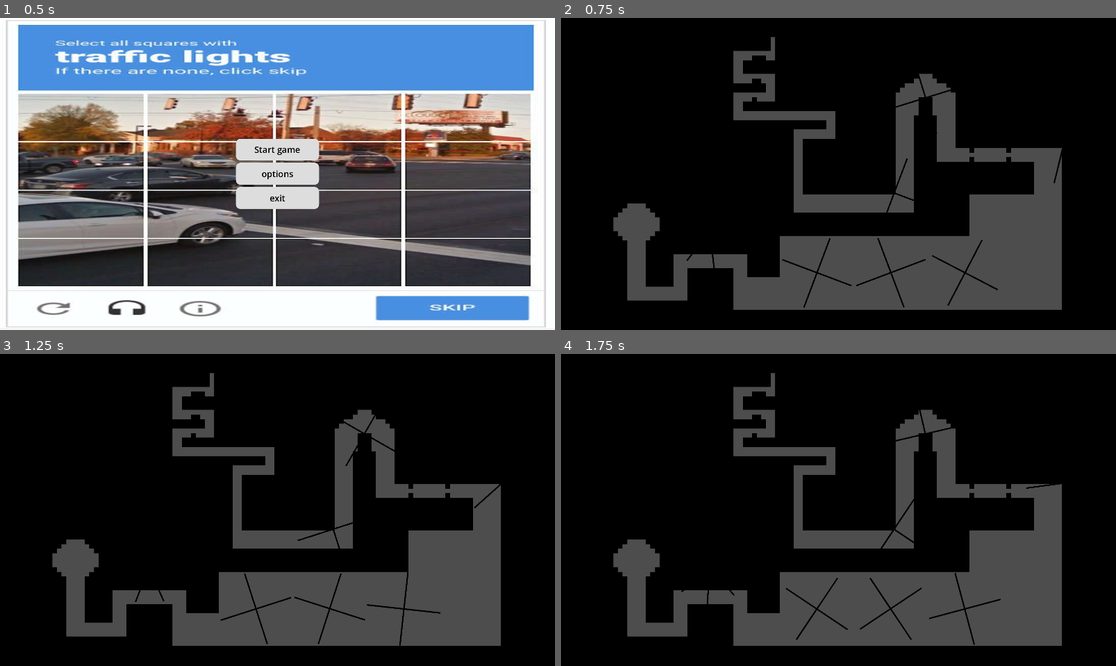
Above: before the commit, frames 1-4 (two rows, left to right).
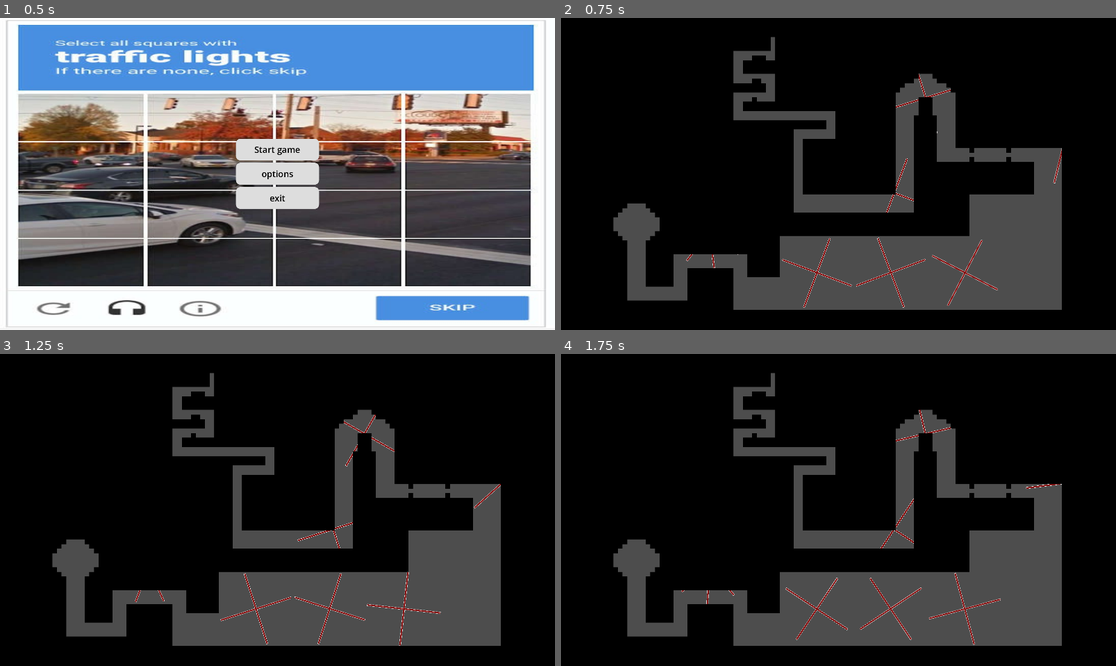
Above: after the commit, the same moments.

Repository: lipwyz/captcha
Game: Godot game, scene res://Assets/Scenes/mainmenu.tscn
Two runs of this game, one before a commit and one after it. Both use one fixed random seed, a clock stepped at 60 frames per second and the inputs below.
Inputs (mouse positions are in pixels of both pictures, inside the frame that each line leads up to):
- Up to frame 1 (0.5 s): no input
- Up to frame 2 (0.75 s): click "Start game" at 0.5 s
- Up to frame 3 (1.25 s): no input
- Up to frame 4 (1.75 s): move the mouse to (960, 494) at 1.27 s

Frame 1 is identical in both runs. In frame 2, 0.8% of the frame differs, in the area x 22-91%, y 17-93%; in frame 3, 0.8%, in the area x 24-91%, y 19-94%; in frame 4, 0.8%.

Commit message:
V 2.1
- Agora o giro dos cata-ventos estão no physics_process. Isso significa que são independentes do framerate da máquina do jogador

- Os cata-ventos agora estão vermelhos com uma borda branca onde a hitbox não pega

Diff:
--- a/Assets/Scenes/Cata_Vento.tscn
+++ b/Assets/Scenes/Cata_Vento.tscn
@@ -1,16 +1,20 @@
 [gd_scene format=3 uid="uid://brx4r8gqv1e4i"]
 
 [ext_resource type="Script" uid="uid://bm075nr0f0rd5" path="res://cata_vento_scr.gd" id="1_qqgwi"]
-[ext_resource type="Texture2D" uid="uid://brrebq5aoyoyc" path="res://Assets/placeholders/catavento.png" id="2_qxl4h"]
+[ext_resource type="Texture2D" uid="uid://cisqe2ul7ot03" path="res://Assets/placeholders/catavento2.png" id="2_qxl4h"]
 
 [sub_resource type="RectangleShape2D" id="RectangleShape2D_qqgwi"]
-size = Vector2(5, 256)
+size = Vector2(5, 254)
 
 [sub_resource type="RectangleShape2D" id="RectangleShape2D_y7548"]
-size = Vector2(256, 5)
+size = Vector2(254, 5)
 
 [node name="Cata_Vento" type="Area2D" unique_id=944994665]
 script = ExtResource("1_qqgwi")
+
+[node name="Sprite2D" type="Sprite2D" parent="." unique_id=1773946398]
+scale = Vector2(0.125, 0.125)
+texture = ExtResource("2_qxl4h")
 
 [node name="CollisionShape2D" type="CollisionShape2D" parent="." unique_id=842016326]
 position = Vector2(0.5, 0)
@@ -19,7 +23,3 @@
 [node name="CollisionShape2D2" type="CollisionShape2D" parent="." unique_id=1467207831]
 position = Vector2(0, -0.5)
 shape = SubResource("RectangleShape2D_y7548")
-
-[node name="Sprite2D" type="Sprite2D" parent="." unique_id=310314972]
-scale = Vector2(0.125, 0.125)
-texture = ExtResource("2_qxl4h")
--- a/Assets/Scenes/scary_maze.tscn
+++ b/Assets/Scenes/scary_maze.tscn
@@ -76,6 +76,7 @@
 [node name="mouseDetector" parent="." unique_id=129938776 instance=ExtResource("2_7ncv7")]
 
 [node name="TileMapLayer" type="TileMapLayer" parent="." unique_id=1112217256]
+y_sort_enabled = true
 tile_map_data = PackedByteArray("AAAKAAAAAQACAAEAAAAKAAEAAQACAAIAAAAKAAIAAQACAAMAAAAKAAMAAQACAAAAAAAKAAQAAQACAAEAAAAKAA …(119632 unchanged characters)…
 tile_set = SubResource("TileSet_pm3sp")
 collision_visibility_mode = 1
@@ -104,33 +105,49 @@
 theme_override_styles/panel = SubResource("StyleBoxTexture_iw04b")
 
 [node name="Cata_Vento" parent="." unique_id=983422918 instance=ExtResource("2_t328u")]
+z_index = -1
+y_sort_enabled = true
 position = Vector2(896, 880)
 velocity = 0.03
 
 [node name="Cata_Vento2" parent="." unique_id=1626050612 instance=ExtResource("2_t328u")]
+z_index = -1
+y_sort_enabled = true
 position = Vector2(1152, 880)
 velocity = -0.03
 
 [node name="Cata_Vento3" parent="." unique_id=1209737482 instance=ExtResource("2_t328u")]
+z_index = -1
+y_sort_enabled = true
 position = Vector2(1408, 880)
 
 [node name="Cata_Vento4" parent="." unique_id=401133371 instance=ExtResource("2_t328u")]
+z_index = -1
+y_sort_enabled = true
 position = Vector2(1747, 445)
 velocity = 0.02
 
 [node name="Cata_Vento5" parent="." unique_id=195627571 instance=ExtResource("2_t328u")]
+z_index = -1
+y_sort_enabled = true
 position = Vector2(1272, 275)
 velocity = -0.025
 
 [node name="Cata_Vento6" parent="." unique_id=1814400177 instance=ExtResource("2_t328u")]
+z_index = -1
+y_sort_enabled = true
 position = Vector2(1163, 604)
 velocity = 0.03
 
 [node name="Cata_Vento8" parent="." unique_id=1134243267 instance=ExtResource("2_t328u")]
+z_index = -1
+y_sort_enabled = true
 position = Vector2(525, 737)
 velocity = -0.01
 
 [node name="Cata_Vento9" parent="." unique_id=944994665 instance=ExtResource("2_t328u")]
+z_index = -1
+y_sort_enabled = true
 position = Vector2(525, 737.0001)
 rotation = 0.7853982
 scale = Vector2(0.99999994, 0.99999994)
--- a/cata_vento_scr.gd
+++ b/cata_vento_scr.gd
@@ -12,5 +12,5 @@
 	##print("colococec")
 	pass
 
-func _process(delta: float) -> void:
+func _physics_process(delta: float) -> void:
 	rotate(velocity)
Binary file added: Assets/placeholders/catavento2.png
Not shown, added: Assets/placeholders/catavento2.png.import
